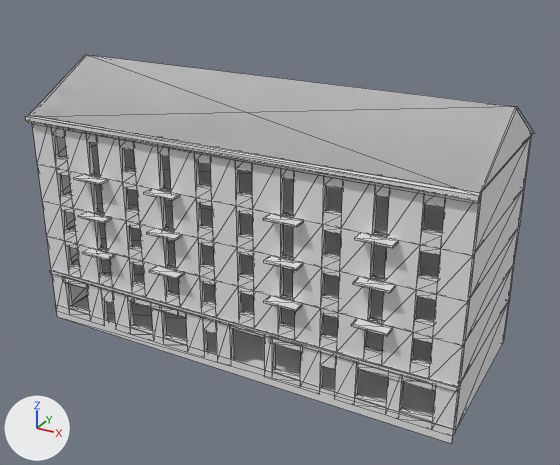
The glTF model assets/models/zone/street/house_a_lod1.glb, before and after one commit.
Both versions are drawn from a 50 mm camera at (28.4, -50.3, 34.0) aimed at (1.2, -0.9, 9.3). The axes (+X, +Y, +Z) are drawn at lower left. The lights are the same throughout. The picture after the commit comes second. Mesh edges are drawn as thin lines. Materials are left out; every surface is plain grey. Vertices at exactly the same position are counted once.

Objects in the first picture: 'house_a'.
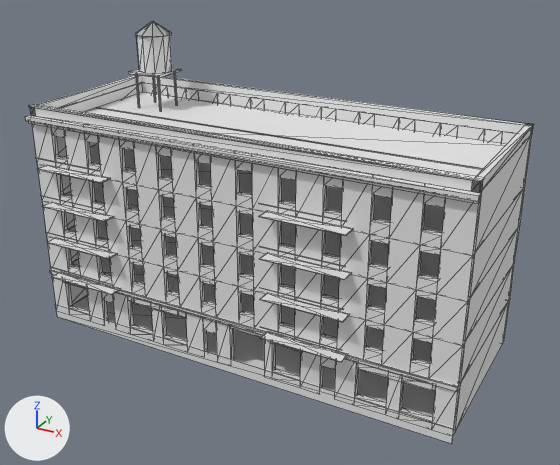
Edits to the bpy script that builds the scene:
```text
Change me_house_a:
    used by ob_house_a; location = (0.0, 0.0, 0.0)
    remove me_house_a.from_pydata(...)  # 1620 vertices, 4054 faces; spans x -18.1..18.1, y -8.0..7.3, z -0.6..21.3
    add me_house_a.from_pydata(...)  # 1744 vertices, 4284 faces; spans x -18.1..18.1, y -8.1..7.0, z -0.6..24.0
    me_house_a part 1: a new loose piece, a box spanning x -18.05..18.05, y -7.05..-6.45, z 18.4..18.5
    me_house_a part 2: a new loose piece, a box spanning x -16.85..-10.35, y -8.15..-7.0, z 4.09..4.15
    me_house_a part 3: a new loose piece, a box spanning x -16.85..-10.35, y -8.15..-7.0, z 7.29..7.35
    me_house_a part 4: a new loose piece, a box spanning x -16.85..-10.35, y -8.15..-7.0, z 10.49..10.55
    me_house_a part 5: a new loose piece, a box spanning x -16.85..-10.35, y -8.15..-7.0, z 13.69..13.75
    me_house_a part 6: a new loose piece, a box spanning x 3.55..10.05, y -8.15..-7.0, z 4.09..4.15
    me_house_a part 7: a new loose piece, a box spanning x 3.55..10.05, y -8.15..-7.0, z 7.29..7.35
    me_house_a part 8: a new loose piece, a box spanning x 3.55..10.05, y -8.15..-7.0, z 10.49..10.55
    me_house_a part 9: a new loose piece, a box spanning x 3.55..10.05, y -8.15..-7.0, z 13.69..13.75
    me_house_a part 10: a new loose piece, a 6-sided cylinder along z spanning x -14.23..-14.08, y 3.92..4.1, z 16.8..19.8
    me_house_a part 11: a new loose piece, a 6-sided cylinder along z spanning x -14.23..-14.08, y 1.62..1.8, z 16.8..19.8
    me_house_a part 12: a new loose piece, a 6-sided cylinder along z spanning x -11.93..-11.78, y 3.92..4.1, z 16.8..19.8
    me_house_a part 13: a new loose piece, a 6-sided cylinder along z spanning x -11.93..-11.78, y 1.62..1.8, z 16.8..19.8
    me_house_a part 14: a new loose piece, a box spanning x -14.61..-11.41, y 1.26..4.46, z 19.8..19.95
    me_house_a part 15: a new loose piece, a 10-sided cylinder along z spanning x -14.4..-11.6, y 1.4..4.3, z 20.0..23.0
    me_house_a part 16: 12 loose pieces with 96 vertices, spanning x -13.2..13.2, y -8.0..-7.0, z 7.0..13.6, are deleted
    me_house_a part 17: 24 vertices moved from x -12.4..-4.6, y -7.0..-6.5, z 13.6..17.7 to x -12.6..-4.4, y -7.0..-6.5, z 13.6..17.7; 68 vertices removed from x -18.1..18.1, y -7.3..7.3, z 7.2..21.3; 116 vertices added at x -18.0..18.0, y -8.1..7.0, z 5.1..24.0
    me_house_a part 18: 24 vertices moved from x 4.6..12.4, y -7.0..-6.5, z 13.6..17.7 to x 4.4..12.6, y -7.0..-6.5, z 13.6..17.7; 56 vertices removed from x 4.6..12.4, y -7.0..-6.5, z 7.2..13.6; 80 vertices added at x 3.5..12.6, y -8.1..-6.5, z 5.1..14.7
```

Where the change shows, as pixel boxes [x1, y1, x2, y2] in the pictures (560 x 465 px; the box of a moved part takes in the faces that stretch with it):
'house_a', reshaped (9% taller): before [26, 55, 534, 444]; after [26, 21, 534, 444]
part 1 of me_house_a, added: after [29, 104, 485, 182]
part 2 of me_house_a, added: after [52, 271, 121, 295]
part 3 of me_house_a, added: after [47, 237, 118, 259]
part 4 of me_house_a, added: after [42, 202, 114, 222]
part 5 of me_house_a, added: after [37, 165, 111, 183]
part 6 of me_house_a, added: after [261, 331, 348, 362]
part 7 of me_house_a, added: after [260, 293, 350, 322]
part 8 of me_house_a, added: after [259, 252, 352, 280]
part 9 of me_house_a, added: after [259, 211, 353, 235]
part 10 of me_house_a, added: after [153, 77, 156, 102]
part 11 of me_house_a, added: after [136, 75, 140, 108]
part 12 of me_house_a, added: after [174, 73, 178, 105]
part 13 of me_house_a, added: after [157, 77, 162, 111]
part 14 of me_house_a, added: after [129, 68, 182, 78]
part 15 of me_house_a, added: after [137, 35, 172, 74]
part 16 of me_house_a, deleted: before [74, 174, 399, 336]
part 17 of me_house_a, moved or reshaped: before [29, 55, 534, 276]; after [30, 21, 534, 284]
part 18 of me_house_a, moved or reshaped: before [253, 178, 420, 332]; after [253, 177, 420, 350]
